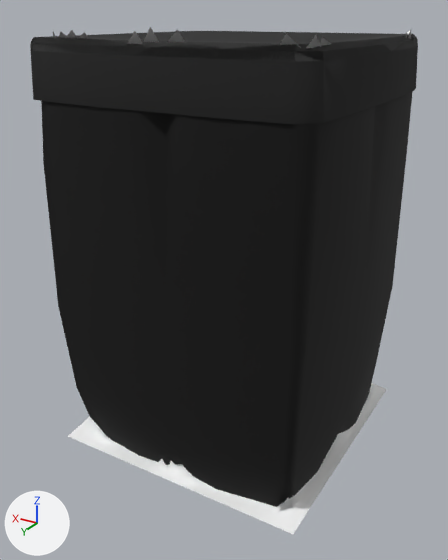
The glTF model web/public/assets/acnh/cliff/2-c-3.glb as it was, and as the next commit left it.
The view is the same before and after, from a 50 mm lens placed at (-11.01, 19.41, 0.69), pointed at (0.18, 0.75, -8.63). Arrows for +X, +Y and +Z are at lower left; the lights stay in place. The first picture is the older version. Where no turn or scale is listed for an object, it has been applied to the vertices. Vertices at exactly the same position are counted once.

In view in the first picture: 'CliffThin__mCliff', 'GrassB_1__mGrass', 'GrassOP_1__mGrassCliffXlu', 'GrassT__mGrass', 'PGrassBA__mProcGrass'.
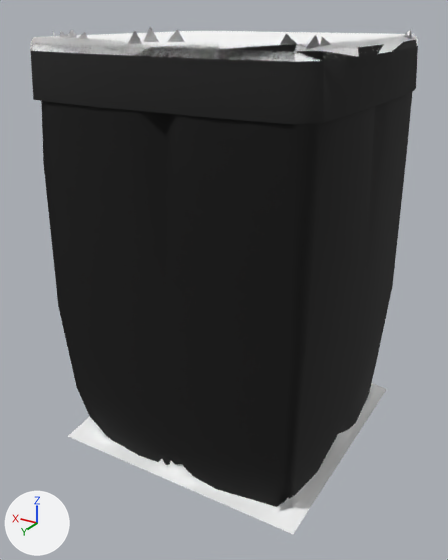
Changed parts and their boxes [x1, y1, x2, y2] in the pictures (448 x 560 px):
'GrassT__mGrass', recoloured (lighter): [30, 31, 418, 62] in both
'PGrassBA__mProcGrass', recoloured: [53, 27, 411, 48] in both

The change, as a diff of the scene's bpy script:
```diff
--- a/web/public/assets/acnh/cliff/2-c-3.glb.py
+++ b/web/public/assets/acnh/cliff/2-c-3.glb.py
@@ mat_mprocgrass @@
 n0 = _N.new('ShaderNodeBsdfPrincipled'); n0.name = 'Principled BSDF'
+n0.inputs[0].default_value = (1.0, 1.0, 1.0, 1.0)  # 'Base Color', white #ffffff
 n0.inputs[2].default_value = 0.9  # 'Roughness'
 n1 = _N.new('ShaderNodeOutputMaterial'); n1.name = 'Material Output'
-n2 = _N.new('ShaderNodeVertexColor'); n2.name = 'Color Attribute'
 _L.new(n0.outputs[0], n1.inputs[0])  # 'BSDF' to 'Surface'
-_L.new(n2.outputs[0], n0.inputs[0])  # 'Color' to 'Base Color'
@@ me_grasst__mgrass_mesh @@
 me_grasst__mgrass_mesh.from_pydata(...)  # 59 vertices, 88 faces; spans x -4.96..5.0, y -5.0..4.96, z -0.39..0.0
 # used by ob_grasst__mgrass; location = (0.0, 0.0, 0.0)
-me_grasst__mgrass_mesh.materials.append(mat_mgrass_001)
+# me_grasst__mgrass_mesh part 1: vertex colours changed
+me_grasst__mgrass_mesh.materials.append(mat_mgrass)  # white #ffffff
@@ me_pgrassba__mprocgrass_mesh @@
 me_pgrassba__mprocgrass_mesh.from_pydata(...)  # 78 vertices, 26 faces; spans x -4.7..4.5, y -4.6..4.8, z -15.0..0.4
 # used by ob_pgrassba__mprocgrass; location = (0.0, 0.0, 0.0)
+# me_pgrassba__mprocgrass_mesh part 2: vertex colours changed
 me_pgrassba__mprocgrass_mesh.materials.append(mat_mprocgrass)
```
